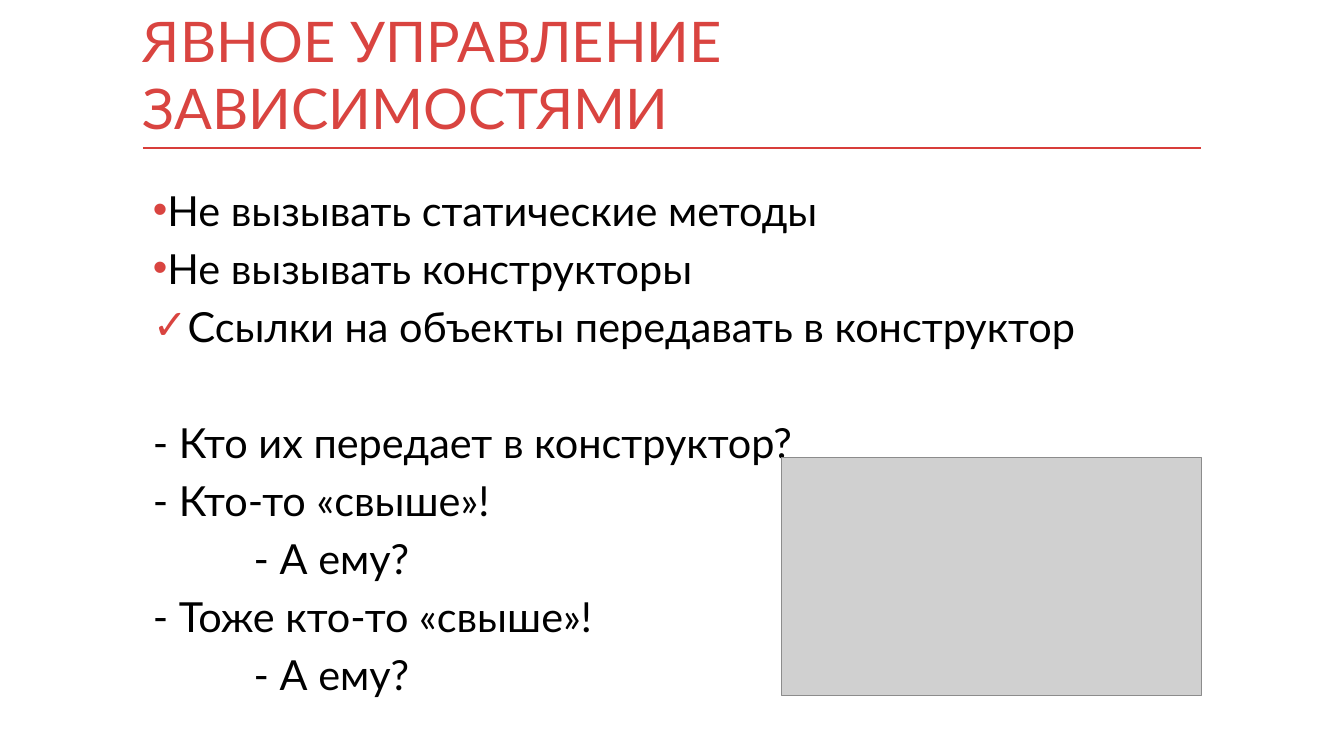
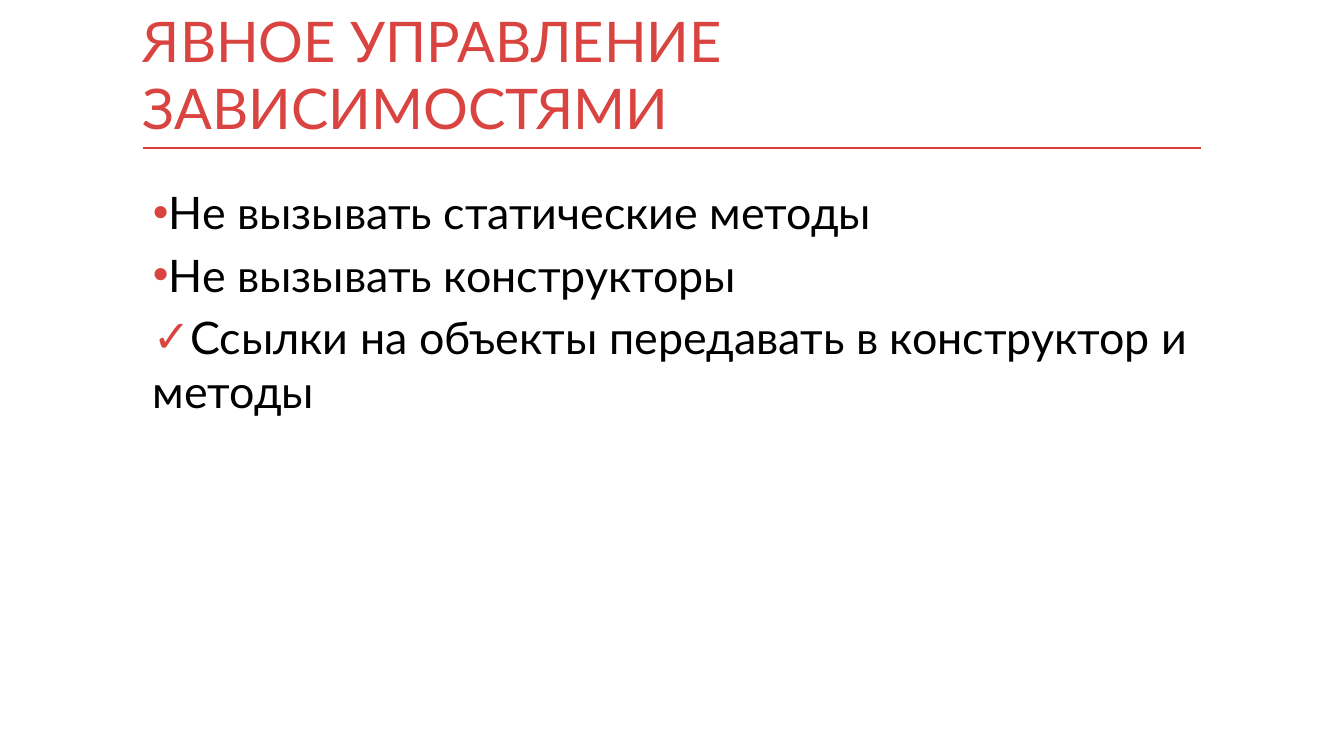
Before and after one commit to kontur-courses/di, a slide deck: slide 8 of di.pptx (slide 5 before the commit). Drawn at 1344x756 pixels with LibreOffice and Linux fonts; fonts in the diff are those of the drawing; grey boxes stand for pictures. Boxes give left, top, right and bottom in pixels: in the first picture for what was removed or moved away, otherwise in the second. Text is boxed around its words. In the diff, an @@ line names an element or a change of style, - is before the commit and + after.

```diff
--- a/di.pptx
+++ b/di.pptx
@@ text at [169, 197, 871, 300]: size 29.6 to 32 pt in "Не вызывать статические методы", "Не вызывать конструкторы" @@
@@ text at [153, 321, 1187, 416]: text changed; size 29.6 to 32 pt @@
-✓ Ссылки на объекты передавать в конструктор
-- Кто их передает в конструктор?
-- Кто-то «свыше»!
-- А ему?
-- Тоже кто-то «свыше»!
-- А ему?
+✓ Ссылки на объекты передавать в конструктор и методы
@@ picture removed at [781, 458, 1202, 695] @@
```
Also in this commit, not shown: 7 other slides changed, 14 slides added.
